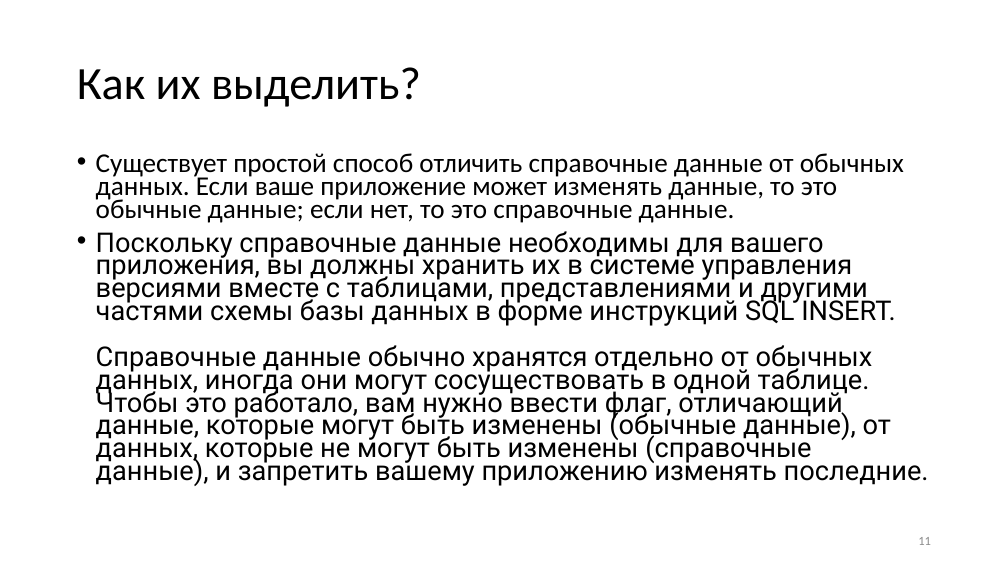
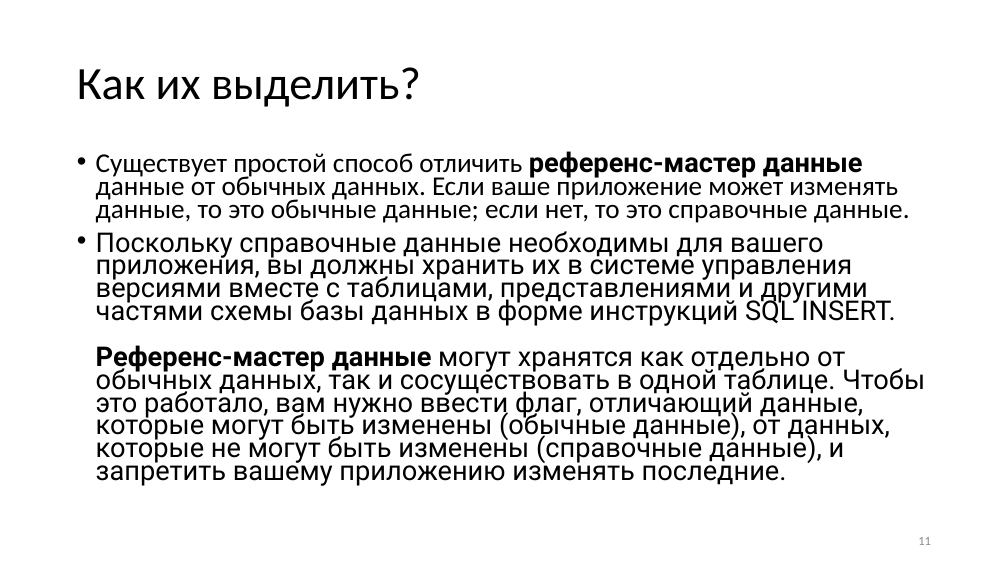
Before and after one commit to Sa1Gur/DbTest.Containers, a slide deck: slide 11 of DbaseTesting.pptx. Drawn at 1008x567 pixels with LibreOffice and Linux fonts; fonts in the diff are those of the drawing. Boxes give left, top, right and bottom in pixels: in the first picture for what was removed or moved away, otherwise in the second. Text is boxed around its words. In the diff, an @@ line names an element or a change of style, - is before the commit and + after.

```diff
--- a/DbaseTesting.pptx
+++ b/DbaseTesting.pptx
@@ text at [96,151,925,486]: text changed @@
-• Существует простой способ отличить справочные данные от обычных данных. Если ваше приложение может изменять данные, то это обычные данные; если нет, то это справочные данные.
-• Поскольку справочные данные необходимы для вашего приложения, вы должны хранить их в системе управления версиями вместе с таблицами, представлениями и другими частями схемы базы данных в форме инструкций SQL INSERT.
-  Справочные данные обычно хранятся отдельно от обычных данных, иногда они могут сосуществовать в одной таблице. Чтобы это работало, вам нужно ввести флаг, отличающий данные, которые могут быть изменены (обычные данные), от данных, которые не могут быть изменены (справочные данные), и запретить вашему приложению изменять последние.
+• Существует простой способ отличить референс-мастер данные данные от обычных данных. Если ваше приложение может изменять данные, то это обычные данные; если нет, то это справочные данные.
+• Поскольку справочные данные необходимы для вашего приложения, вы должны хранить их в системе управления версиями вместе с таблицами, представлениями и другими частями схемы базы данных в форме инструкций SQL INSERT.
+  Референс-мастер данные могут хранятся как отдельно от обычных данных, так и сосуществовать в одной таблице. Чтобы это работало, вам нужно ввести флаг, отличающий данные, которые могут быть изменены (обычные данные), от данных, которые не могут быть изменены (справочные данные), и запретить вашему приложению изменять последние.
```
Also in this commit, not shown: 22 other slides changed, 4 slides added, 3 slides removed.
